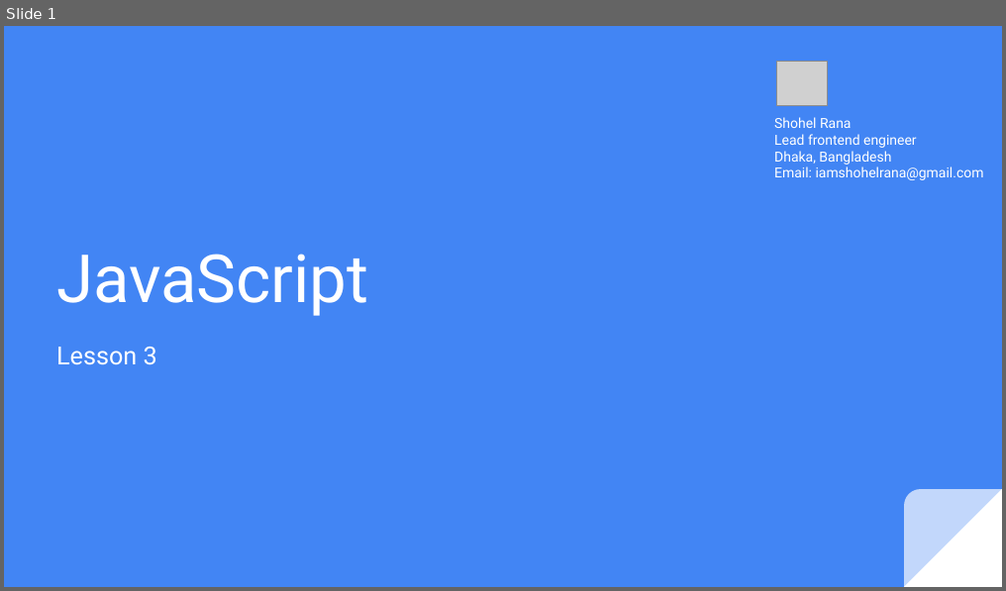
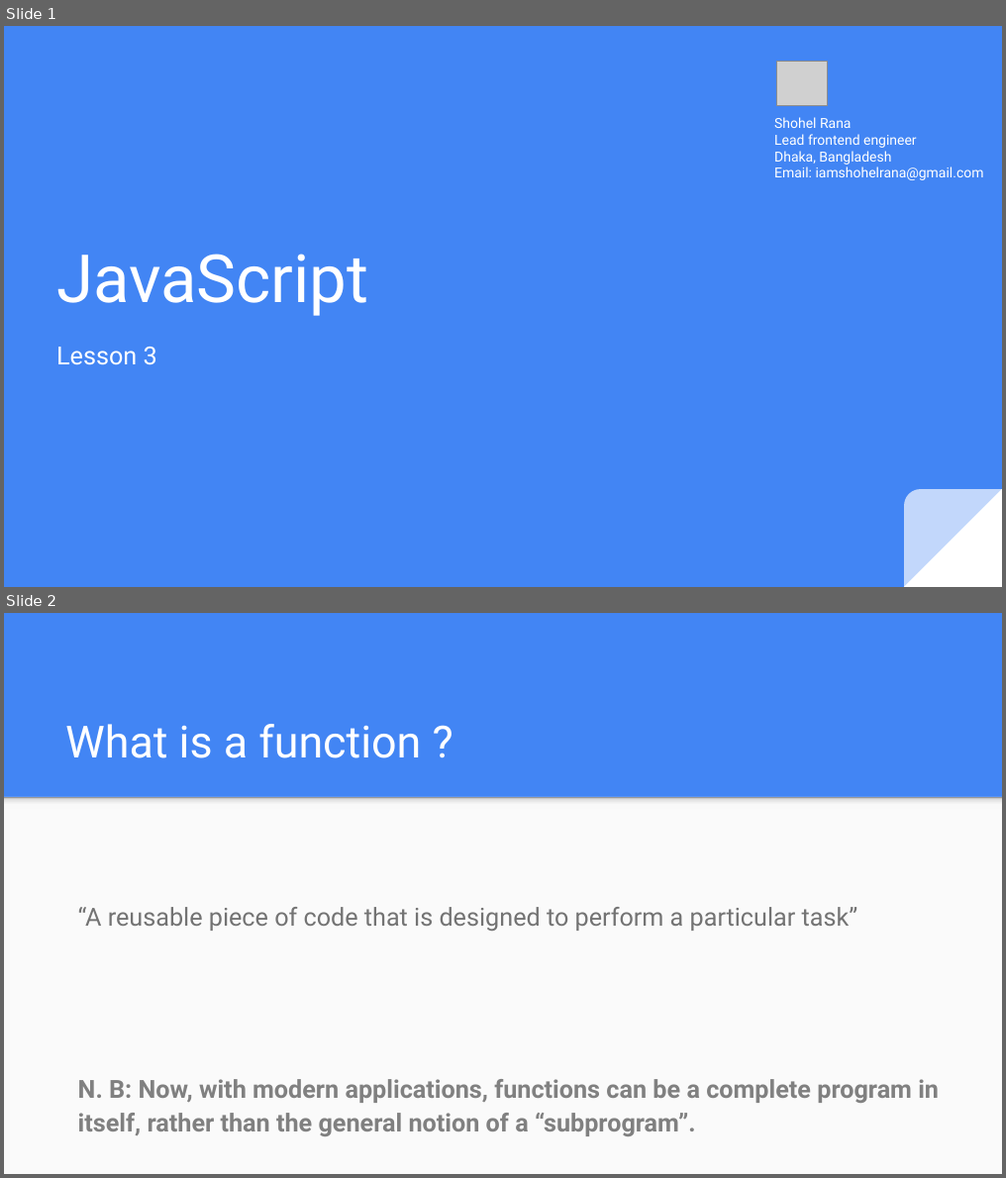
Before and after one commit to mdshohelrana/the-road-to-javascript, a slide deck: Class Content/Day 3/JavaScript Lesson 3.pptx. Shown one above the other, each under a label of ours: slide 1 before the commit, slides 1 and 2 after it. The pictures are 1006x591 and 1006x1178 pixels, drawn with LibreOffice and Linux fonts; fonts in the diff are those of the drawing; grey boxes stand for pictures. Boxes give left, top, right and bottom in pixels: in the first picture for what was removed or moved away, otherwise in the second. Text is boxed around its words. In the diff, an @@ line names an element or a change of style, - is before the commit and + after.

```diff
--- a/Class Content/Day 3/JavaScript Lesson 3.pptx
+++ b/Class Content/Day 3/JavaScript Lesson 3.pptx
@@ slide 2 added at bbox=[4, 613, 1002, 1174], background #4285F4 @@
@@ title added at bbox=[65, 724, 421, 759], 32 pt, text #FFFFFF @@
+What is a function ?
@@ rectangle added at bbox=[4, 796, 1002, 1173], fill #FAFAFA @@
@@ rectangle added at bbox=[4, 796, 1002, 809], fill gradient #F9F9F9 to #DEDEDE to #999999 @@
@@ text added at bbox=[78, 907, 939, 1137], 18 pt, text #808080, bold @@
+“A reusable piece of code that is designed to perform a particular task”
+N. B: Now, with modern applications, functions can be a complete program in itself, rather than the general notion of a “subprogram”.
```
Also in this commit, not shown: 19 other slides added, 1 other file.
